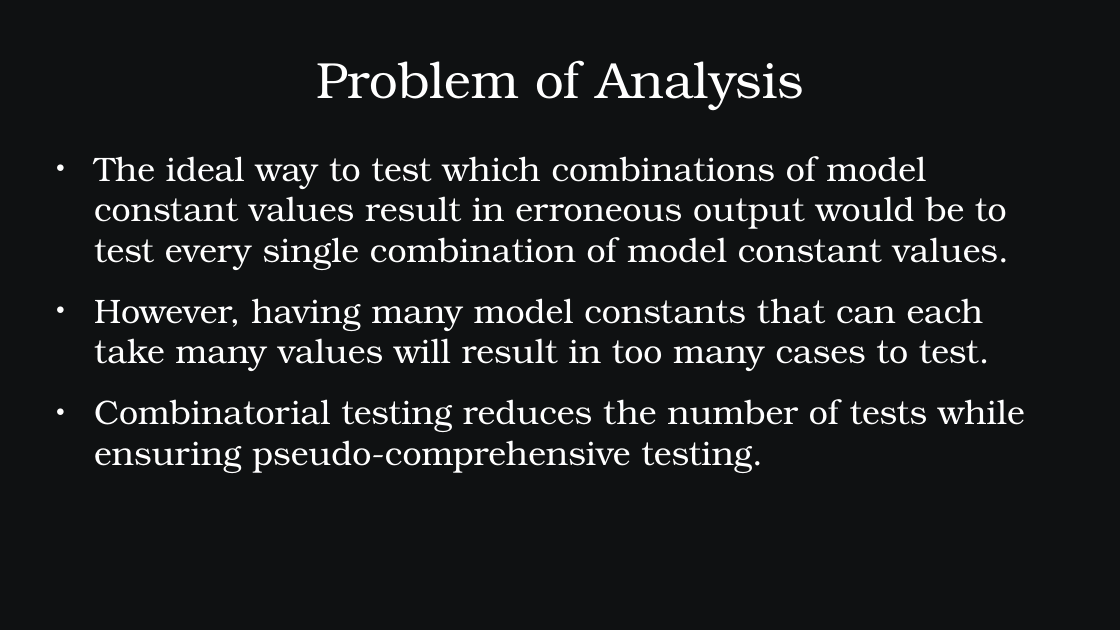
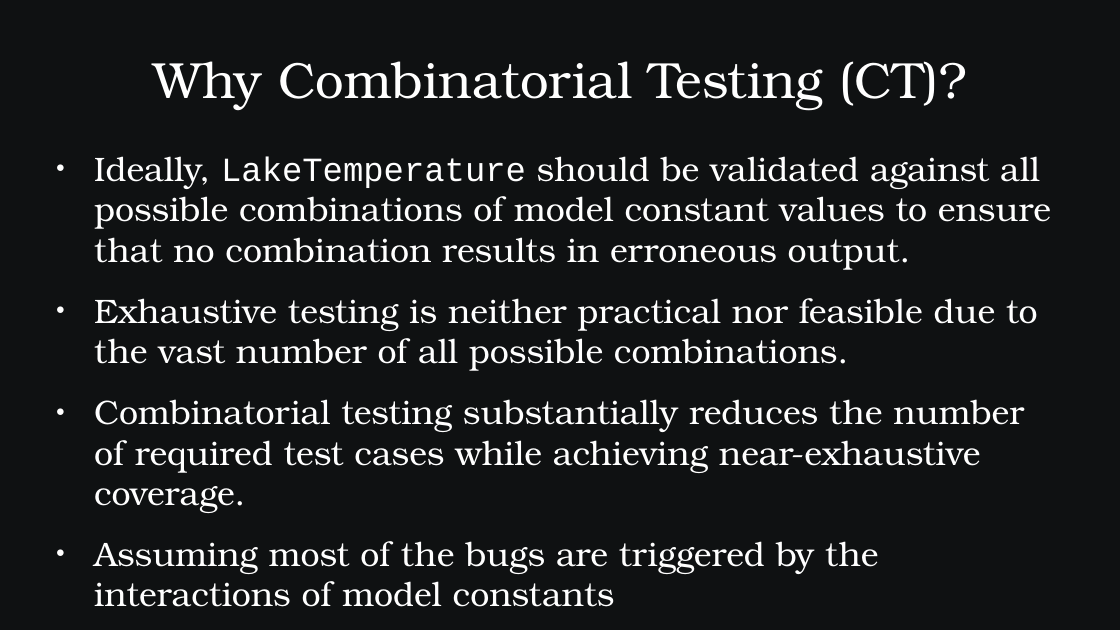
Before and after one commit to SamAllen06/lake_temp_work, a slide deck: slide 6 of documentation/for_collaborators/AnalysisOverview.pptx (slide 2 before the commit). Drawn at 1120x630 pixels with LibreOffice and Linux fonts; fonts in the diff are those of the drawing. Boxes give left, top, right and bottom in pixels: in the first picture for what was removed or moved away, otherwise in the second. Text is boxed around its words. In the diff, an @@ line names an element or a change of style, - is before the commit and + after.

```diff
--- a/documentation/for_collaborators/AnalysisOverview.pptx
+++ b/documentation/for_collaborators/AnalysisOverview.pptx
@@ text at [153,61,967,110]: text changed @@
-Problem of Analysis
+Why Combinatorial Testing (CT)?
@@ text at [94,156,1051,607]: text changed @@
-● The ideal way to test which combinations of model constant values result in erroneous output would be to test every single combination of model constant values.
-● However, having many model constants that can each take many values will result in too many cases to test.
-● Combinatorial testing reduces the number of tests while ensuring pseudo-comprehensive testing.
+● Ideally, LakeTemperature should be validated against all possible combinations of model constant values to ensure that no combination results in erroneous output.
+● Exhaustive testing is neither practical nor feasible due to the vast number of all possible combinations.
+● Combinatorial testing substantially reduces the number of required test cases while achieving near-exhaustive coverage.
+● Assuming most of the bugs are triggered by the interactions of model constants
```
Also in this commit, not shown: 19 other slides changed.
